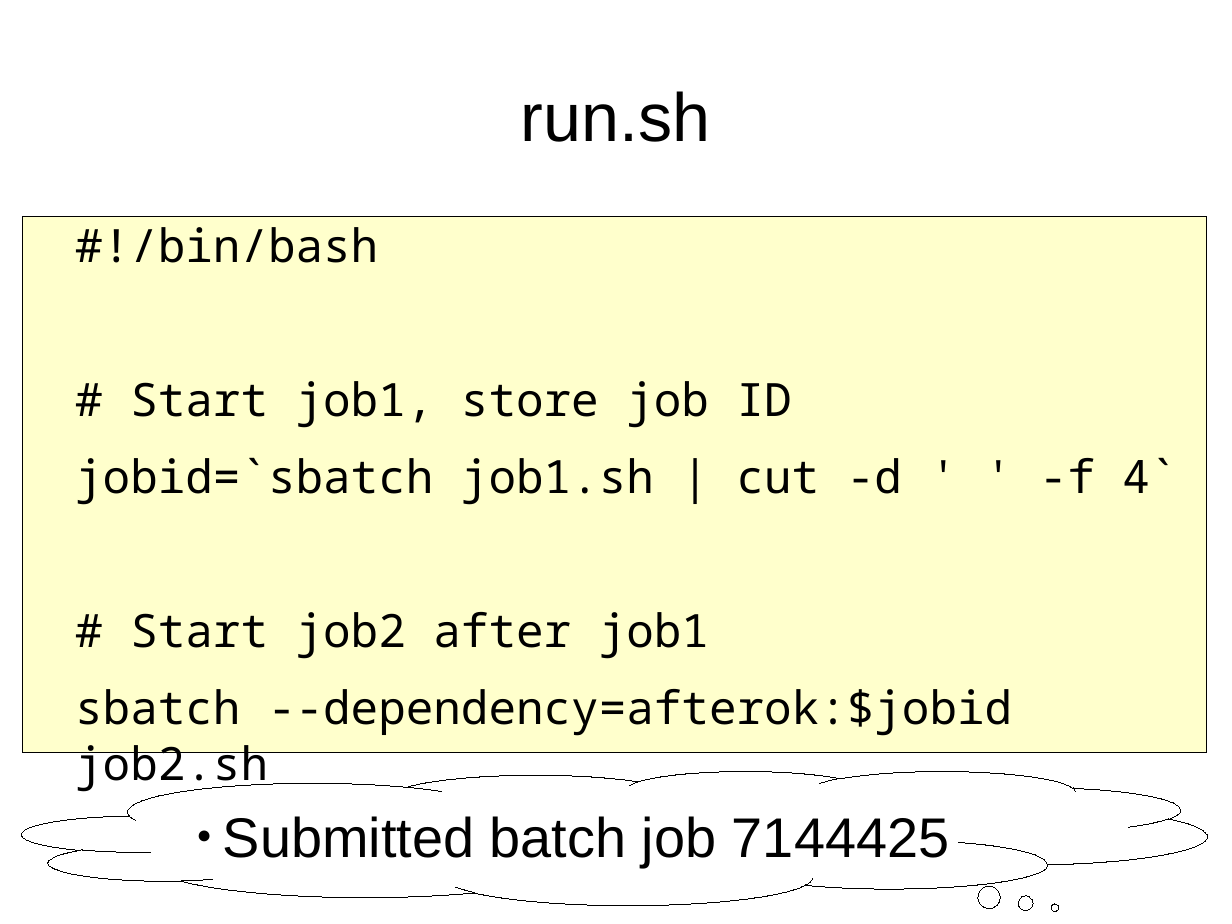
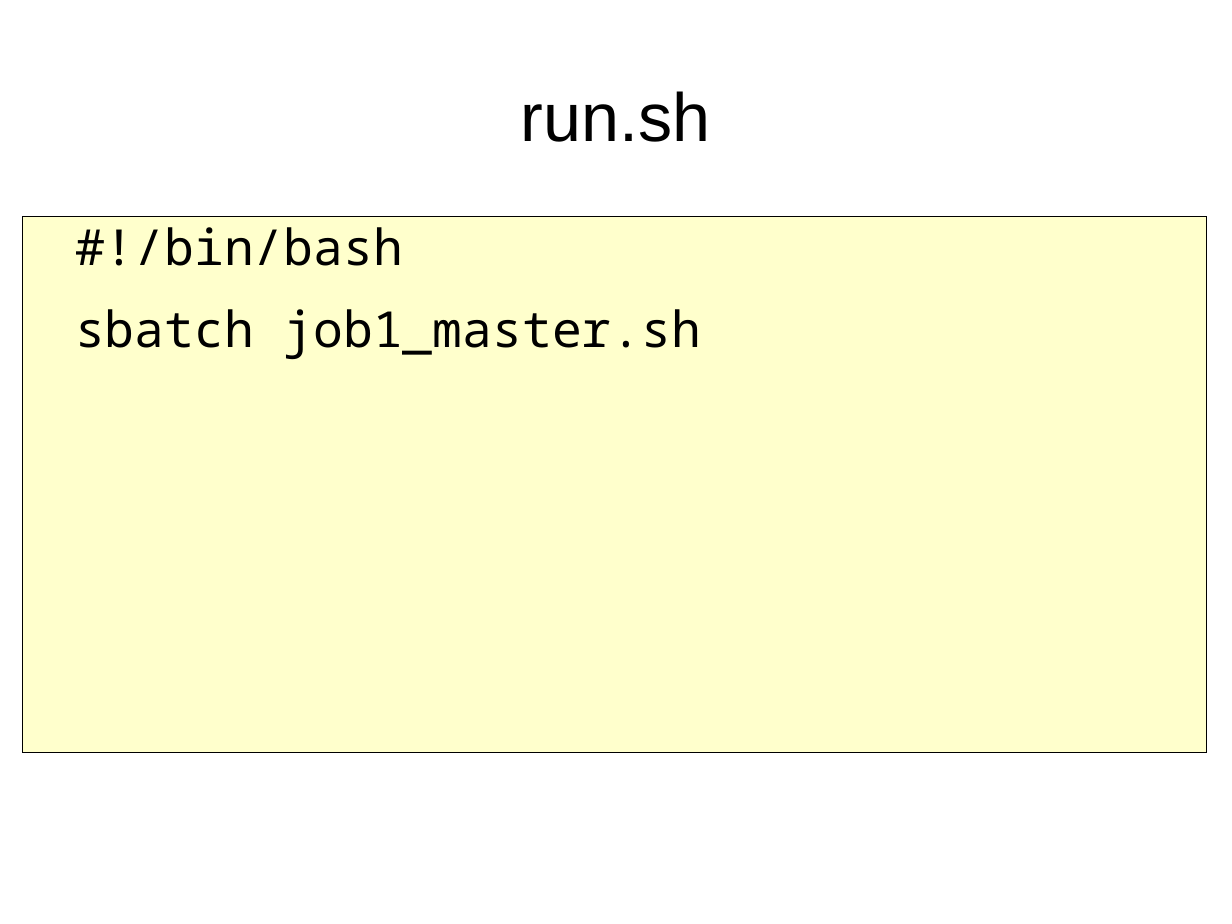
Before and after one commit to richelbilderbeek/peregrine, a slide deck: slide 17 of ParallelComputation.odp (slide 15 before the commit). Drawn at 1232x924 pixels with LibreOffice and Linux fonts; fonts in the diff are those of the drawing. Boxes give left, top, right and bottom in pixels: in the first picture for what was removed or moved away, otherwise in the second. Text is boxed around its words. In the diff, an @@ line names an element or a change of style, - is before the commit and + after.

```diff
--- a/ParallelComputation.odp
+++ b/ParallelComputation.odp
@@ text at (x1=75, y1=227, x2=403, y2=266): size 29.6 to 32 pt in "#!/bin/bash" @@
@@ text at (x1=75, y1=309, x2=701, y2=360): text changed; size 29.6 to 32 pt @@
-# Start job1, store job ID
-jobid=`sbatch job1.sh | cut -d ' ' -f 4`
-# Start job2 after job1
-sbatch --dependency=afterok:$jobid job2.sh
+sbatch job1_master.sh
@@ thought cloud removed at (x1=22, y1=771, x2=1207, y2=906) @@
-● Submitted batch job 7144425
```
Also in this commit, not shown: 5 other slides changed, 5 slides added, 1 other file.
